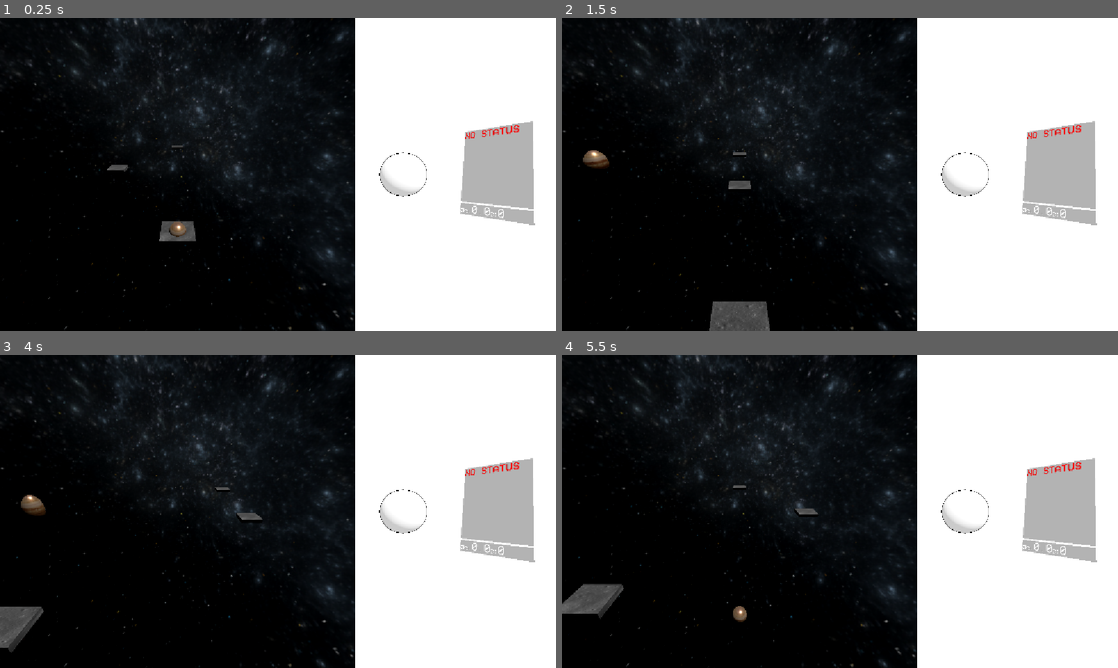
Above: before the commit, frames 1-4 (two rows, left to right).
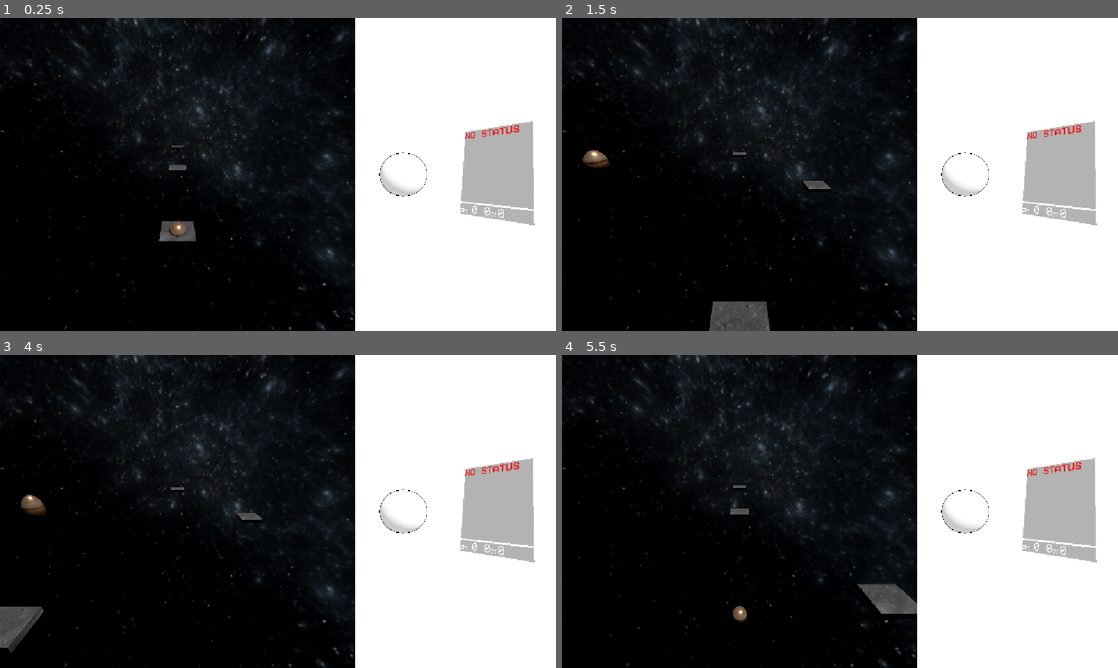
Above: after the commit, the same moments.

Repository: AnCarsenat/DopamineBounce
Game: Godot game, scene res://main_game.tscn
Same seed, same stepped clock (60 frames per second), same inputs: the game is played once before the commit and once after it.
Inputs (mouse positions are in pixels of both pictures, inside the frame that each line leads up to):
- Up to frame 1 (0.25 s): no input
- Up to frame 2 (1.5 s): move the mouse to (962, 158) at 0.52 s; hold Right (move_right) 0.53-1.28 s; click (962, 158) at 0.67 s; tap Space (jump) at 0.77 s; move the mouse to (728, 190) at 1.27 s; hold Left (move_left) from 1.28 s (still down)
- Up to frame 3 (4 s): tap Space (jump) at 1.52, 3.02, 3.77 s; move the mouse to (333, 442) at 2.02 s; release Left (move_left) at 2.03 s; hold Right (move_right) 2.03-3.53 s; move the mouse to (250, 574) at 2.77 s; click (250, 574) at 2.92 s; move the mouse to (444, 558) at 3.52 s; hold Left (move_left) from 3.53 s (still down)
- Up to frame 4 (5.5 s): keep holding Left (move_left); move the mouse to (673, 464) at 4.27 s; tap Space (jump) at 4.52 s; move the mouse to (867, 511) at 5.02 s; click (867, 511) at 5.17 s

The runs differ from the first frame. In frame 1, 0.1% of the frame differs, in the area x 19-34%, y 46-50%; in frame 2, 0.2%; in frame 3, less than 0.1%; in frame 4, 1.7%, in the area x 0-64%, y 49-85%.

Commit message:
Added aborts

Diff:
--- a/dopamine-bouce/main_game.tscn
+++ b/dopamine-bouce/main_game.tscn
@@ -86,3 +86,4 @@
 render_target_update_mode = 4
 
 [node name="AnnoyingBallThatBounces" parent="SubViewportContainer/SubViewport" unique_id=917845389 instance=ExtResource("4_6bm6p")]
+transform = Transform3D(1, 0, 0, 0, 1, 0, 0, 0, 1, 0.14177704, 0, 0.035621643)
--- a/dopamine-bouce/tile_spawning.gd
+++ b/dopamine-bouce/tile_spawning.gd
@@ -25,6 +25,19 @@
 	tile.visible = false
 	tile.get_node("StaticBody3D/CollisionShape3D").disabled = true
 
+
+func get_tile_pos_from_pos():
+	var curr_pos = activeTiles[0].position.x
+	print(curr_pos)
+
+	if (curr_pos == lanes[1]):
+		return lanes.pick_random()
+	if curr_pos == lanes[0]:
+		return [lanes[0],lanes[1]].pick_random()
+	if curr_pos == lanes[2]:
+		return [lanes[1],lanes[2]].pick_random()
+	return 0
+
 func _process(delta: float) -> void:
 	if started:
 		for tile in activeTiles.duplicate():
@@ -33,10 +46,11 @@
 				tile.queue_free()
 				activeTiles.erase(tile)
 
+
 	while activeTiles.size() < 3:
 		var z = 0.0 if activeTiles.is_empty() else activeTiles.back().position.z - spacing
 		# The ball starts over the middle lane, so the very first tile must be there.
-		var lane_x: float = lanes[lanes.size() / 2] if _tiles_spawned == 0 else lanes.pick_random()
+		var lane_x: float = lanes[lanes.size() / 2] if _tiles_spawned == 0 else get_tile_pos_from_pos()
 		activeTiles.append(spawn_tile(Vector3(lane_x, -1, z)))
 
 
Binary file added: dopamine-bouce/assets/art/popup.webp
Not shown, added: dopamine-bouce/assets/art/popup.webp.import
Binary file added: dopamine-bouce/assets/art/popup2.webp
Not shown, added: dopamine-bouce/assets/art/popup2.webp.import
Binary file added: dopamine-bouce/assets/art/popup3.webp
Not shown, added: dopamine-bouce/assets/art/popup3.webp.import
Binary file added: dopamine-bouce/assets/art/popup4.webp
Not shown, added: dopamine-bouce/assets/art/popup4.webp.import
Binary file added: dopamine-bouce/assets/art/popup5.webp
Not shown, added: dopamine-bouce/assets/art/popup5.webp.import
Binary file added: dopamine-bouce/assets/art/popup6.webp
Not shown, added: dopamine-bouce/assets/art/popup6.webp.import
(and 17 more such lines)
